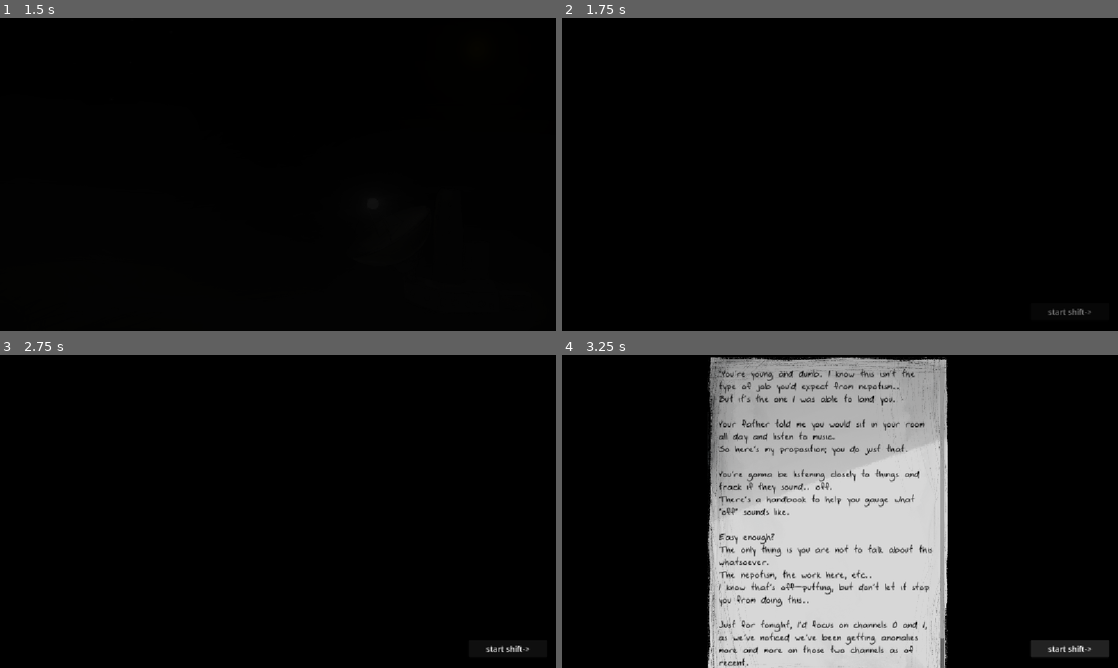
Above: before the commit, frames 1-4 (two rows, left to right).
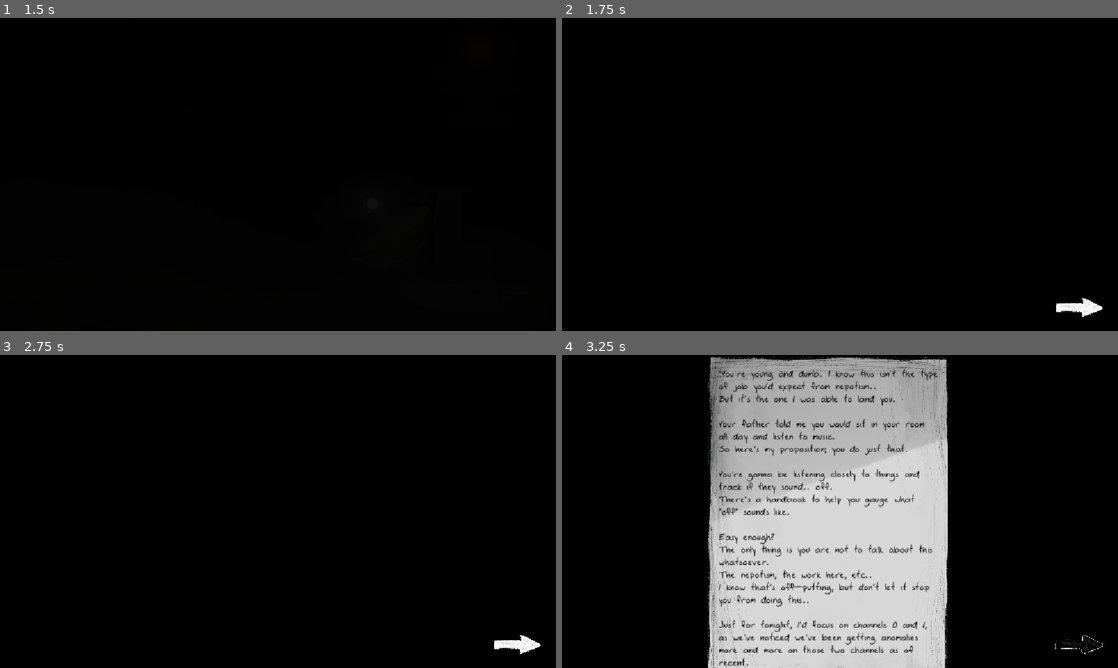
Above: after the commit, the same moments.

Repository: FormerlyWD/serious-game-jam
Game: Godot game, scene res://Scenes/MainMenuScene/main_menu_scene.tscn
Same seed, same stepped clock (60 frames per second), same inputs: the game is played once before the commit and once after it. The engine's default icon, where the game draws it, is replaced by a stand-in: a white triangle on a blue panel in a dark square.
Inputs (mouse positions are in pixels of both pictures, inside the frame that each line leads up to; where the layout moved, square brackets give the same spot in the first picture):
- Up to frame 1 (1.5 s): click "go to game ->" at 0.5 s; move the mouse to (400, 158) at 1.27 s; click (400, 158) at 1.35 s
- Up to frame 2 (1.75 s): no input
- Up to frame 3 (2.75 s): tap Enter at 2 s; drag from (166, 527) to (250, 574) at 2.02 s
- Up to frame 4 (3.25 s): click (1079, 646) [1067, 649] at 2.75 s

Frame 1 is identical in both runs. In frame 2, 0.3% of the frame differs, in the area x 87-98%, y 89-96%; in frame 3, 0.3%; in frame 4, 1.6%, in the area x 28-99%, y 4-100%.

Commit message:
added new button sprites

Diff:
--- a/Radio/RadioNode.tscn
+++ b/Radio/RadioNode.tscn
@@ -292,9 +292,9 @@
 
 [node name="RadioInfo" type="Label" parent="." unique_id=1793153064 node_paths=PackedStringArray("central_and_static_noise_channels", "knob_slider")]
 layout_mode = 0
-offset_left = 18.0
+offset_left = 34.0
 offset_top = 23.0
-offset_right = 105.403595
+offset_right = 121.403595
 offset_bottom = 63.0
 text = "0.00"
 label_settings = SubResource("LabelSettings_2b2hv")
--- a/Scenes/IntroPageScene/IntroPageScene.tscn
+++ b/Scenes/IntroPageScene/IntroPageScene.tscn
@@ -3,7 +3,9 @@
 [ext_resource type="PackedScene" uid="uid://cmbg4vxyvsjpy" path="res://Scenes/SceneFadeSilhouette/SceneFadeSilhouette.tscn" id="1_v4dyd"]
 [ext_resource type="Script" uid="uid://d7av3rmwich7" path="res://Scenes/IntroPageScene/intro_page_scene.gd" id="1_xu746"]
 [ext_resource type="Texture2D" uid="uid://ci1c7m44h4exl" path="res://Art/paper.png" id="3_ewvd3"]
+[ext_resource type="Texture2D" uid="uid://cqv2bmkeboqmk" path="res://Art/white arrow.png" id="3_smhiu"]
 [ext_resource type="FontFile" uid="uid://cs61rul1cwbb6" path="res://FontsAndTheme/circ_handwriting/circhand.ttf" id="4_20thw"]
+[ext_resource type="Texture2D" uid="uid://28jbk1me5ade" path="res://Art/Handbook/backbutton.png" id="4_su6hs"]
 
 [sub_resource type="FontVariation" id="FontVariation_20thw"]
 base_font = ExtResource("4_20thw")
@@ -26,7 +28,19 @@
 color = Color(0, 0, 0, 1)
 metadata/_edit_lock_ = true
 
-[node name="Button" type="Button" parent="." unique_id=1714621661]
+[node name="Button" type="TextureButton" parent="." unique_id=1054858229]
+offset_left = 1010.00006
+offset_top = 560.0
+offset_right = 1671.0001
+offset_bottom = 1056.0
+scale = Vector2(0.17960371, 0.16509312)
+texture_normal = ExtResource("3_smhiu")
+texture_pressed = ExtResource("3_smhiu")
+texture_hover = ExtResource("4_su6hs")
+
+[node name="buttonold" type="Button" parent="." unique_id=1714621661]
+visible = false
+z_index = -1
 offset_left = 971.0
 offset_top = 590.0
 offset_right = 1134.0
@@ -79,6 +93,8 @@
 
 I'm trying my best for you, kiddo.
 "
+scroll_active = false
 metadata/_edit_lock_ = true
 
 [connection signal="pressed" from="Button" to="." method="_on_button_pressed"]
+[connection signal="pressed" from="buttonold" to="." method="_on_button_pressed"]
--- a/Scenes/PostShiftScene/PostShiftScene.tscn
+++ b/Scenes/PostShiftScene/PostShiftScene.tscn
@@ -3,8 +3,11 @@
 [ext_resource type="Script" uid="uid://curlyinpq7g3l" path="res://Scenes/PostShiftScene/post_shift_scene.gd" id="1_e8f65"]
 [ext_resource type="AudioStream" uid="uid://nhjukobh861" path="res://Audio/BgMusic/The_Deep.wav" id="2_1qxvw"]
 [ext_resource type="PackedScene" uid="uid://c81m42ovpxs68" path="res://Audio/BgMusic/BgMusic.tscn" id="2_m8q0t"]
-[ext_resource type="Script" uid="uid://cwi0melgglivi" path="res://Scenes/PostShiftScene/post_shift_message_label.gd" id="3_oqm8l"]
+[ext_resource type="FontFile" uid="uid://cra8h2lbb2upv" path="res://FontsAndTheme/alarm_clock/alarm clock.ttf" id="3_mykou"]
+[ext_resource type="Script" path="res://Scenes/PostShiftScene/post_shift_message_label.gd" id="3_oqm8l"]
 [ext_resource type="PackedScene" uid="uid://cmbg4vxyvsjpy" path="res://Scenes/SceneFadeSilhouette/SceneFadeSilhouette.tscn" id="5_whkx1"]
+[ext_resource type="Texture2D" uid="uid://cqv2bmkeboqmk" path="res://Art/white arrow.png" id="7_1ee6u"]
+[ext_resource type="Texture2D" uid="uid://28jbk1me5ade" path="res://Art/Handbook/backbutton.png" id="8_ymr2j"]
 
 [node name="PostShiftScene" type="Node2D" unique_id=1419339163 node_paths=PackedStringArray("bg_music", "post_shift_message_label", "scene_fade_silhouette")]
 script = ExtResource("1_e8f65")
@@ -14,6 +17,7 @@
 scene_fade_silhouette = NodePath("SceneFadeSilhouette")
 
 [node name="ColorRect" type="ColorRect" parent="." unique_id=1924778926]
+visible = false
 offset_left = -610.0
 offset_top = -397.0
 offset_right = 663.0
@@ -24,16 +28,20 @@
 offset_top = -293.0
 offset_right = 457.41998
 offset_bottom = 107.0
-theme_override_colors/font_color = Color(0, 0, 0, 1)
+theme_override_colors/font_color = Color(0.012499988, 0.75, 0, 1)
+theme_override_fonts/font = ExtResource("3_mykou")
 theme_override_font_sizes/font_size = 32
-visible_characters = 0
+text = "aaaaaaaaaaaaaaaaaaaaaaaaaaaaaaaaaaaaaaaaaaaaaaaaaaaa"
+visible_characters = 12
 visible_ratio = 0.23076923
 script = ExtResource("3_oqm8l")
 post_shift_message_label = NodePath(".")
 
 [node name="Camera2D" type="Camera2D" parent="." unique_id=654635590]
 
-[node name="Next" type="Button" parent="." unique_id=1476002027]
+[node name="nextold" type="Button" parent="." unique_id=1476002027]
+visible = false
+z_index = -1
 offset_left = 362.0
 offset_top = 115.0
 offset_right = 446.085
@@ -54,6 +62,17 @@
 offset_right = 752.42
 offset_bottom = 373.0
 
+[node name="Next" type="TextureButton" parent="." unique_id=741175555]
+offset_left = 362.0
+offset_top = 104.0
+offset_right = 1023.0
+offset_bottom = 600.0
+scale = Vector2(0.109446086, 0.109446086)
+texture_normal = ExtResource("7_1ee6u")
+texture_pressed = ExtResource("7_1ee6u")
+texture_hover = ExtResource("8_ymr2j")
+
+[connection signal="pressed" from="nextold" to="." method="_on_button_pressed"]
 [connection signal="pressed" from="Next" to="." method="_on_button_pressed"]
 
 [editable path="SceneFadeSilhouette"]
--- a/Scenes/deskScene/DeskScene.tscn
+++ b/Scenes/deskScene/DeskScene.tscn
@@ -13,6 +13,8 @@
 [ext_resource type="Texture2D" uid="uid://doym6napmg2ah" path="res://Art/Desk/handbook shadow.png" id="8_csl3a"]
 [ext_resource type="PackedScene" uid="uid://c81m42ovpxs68" path="res://Audio/BgMusic/BgMusic.tscn" id="11_l5tyu"]
 [ext_resource type="AudioStream" uid="uid://c0hhhmvvk7vsp" path="res://Audio/handbookpickup1.mp3" id="12_drerw"]
+[ext_resource type="Texture2D" uid="uid://28jbk1me5ade" path="res://Art/Handbook/backbutton.png" id="12_rq3cl"]
+[ext_resource type="Texture2D" uid="uid://cqv2bmkeboqmk" path="res://Art/white arrow.png" id="13_ado2n"]
 [ext_resource type="PackedScene" uid="uid://cmbg4vxyvsjpy" path="res://Scenes/SceneFadeSilhouette/SceneFadeSilhouette.tscn" id="13_fk51s"]
 [ext_resource type="AudioStream" uid="uid://c3li7ax4wvdad" path="res://Audio/handbookpickup2.mp3" id="13_rq3cl"]
 [ext_resource type="PackedScene" uid="uid://b3fnvqjbt8ua8" path="res://Timer/VisualTimer.tscn" id="14_2g3f4"]
@@ -119,14 +121,14 @@
 tracks/4/type = "value"
 tracks/4/imported = false
 tracks/4/enabled = true
-tracks/4/path = NodePath("BackButton:modulate")
+tracks/4/path = NodePath("BackButton:modulate:a")
 tracks/4/interp = 1
 tracks/4/loop_wrap = true
 tracks/4/keys = {
 "times": PackedFloat32Array(0),
 "transitions": PackedFloat32Array(1),
-"update": 0,
-"values": [Color(1, 1, 1, 0)]
+"update": 1,
+"values": [0.0]
 }
 
 [sub_resource type="Animation" id="Animation_o3bos"]
@@ -183,14 +185,14 @@
 tracks/4/type = "value"
 tracks/4/imported = false
 tracks/4/enabled = true
-tracks/4/path = NodePath("BackButton:modulate")
+tracks/4/path = NodePath("BackButton:modulate:a")
 tracks/4/interp = 1
 tracks/4/loop_wrap = true
 tracks/4/keys = {
-"times": PackedFloat32Array(0, 0.8),
+"times": PackedFloat32Array(0.23333333, 0.73333335),
 "transitions": PackedFloat32Array(1, 1),
 "update": 0,
-"values": [Color(1, 1, 1, 0), Color(1, 1, 1, 1)]
+"values": [0.0, 1.0]
 }
 
 [sub_resource type="AnimationLibrary" id="AnimationLibrary_7p32j"]
@@ -288,7 +290,7 @@
 duration = 0.71
 transition_type = 4
 handbook = NodePath("../Handbook")
-back_button = NodePath("BackButton")
+back_button = NodePath("backbuttonold")
 
 [node name="handbook shadow" type="Sprite2D" parent="handbookButton" unique_id=584275968]
 z_index = -1
@@ -316,8 +318,21 @@
 [node name="AnimationPlayer" type="AnimationPlayer" parent="handbookButton" unique_id=262624159]
 libraries/ = SubResource("AnimationLibrary_7p32j")
 
-[node name="BackButton" type="Button" parent="handbookButton" unique_id=1306253837]
+[node name="BackButton" type="TextureButton" parent="handbookButton" unique_id=236333530]
 modulate = Color(1, 1, 1, 0)
+offset_left = 294.14502
+offset_top = 223.0
+offset_right = 955.145
+offset_bottom = 719.0
+scale = Vector2(0.16841058, 0.19677548)
+texture_normal = ExtResource("12_rq3cl")
+texture_pressed = ExtResource("12_rq3cl")
+texture_hover = ExtResource("13_ado2n")
+
+[node name="backbuttonold" type="Button" parent="handbookButton" unique_id=1306253837]
+visible = false
+modulate = Color(1, 1, 1, 0)
+self_modulate = Color(1, 1, 1, 0)
 offset_left = 312.305
 offset_top = 251.0
 offset_right = 398.305
@@ -325,6 +340,11 @@
 disabled = true
 text = "go back ->"
 metadata/_edit_use_anchors_ = true
+
+[node name="Sprite2D" type="Sprite2D" parent="handbookButton/backbuttonold" unique_id=1158585384]
+position = Vector2(40.840027, 35)
+scale = Vector2(0.13165371, 0.17633644)
+texture = ExtResource("12_rq3cl")
 
 [node name="pickupsfx" type="AudioStreamPlayer" parent="handbookButton" unique_id=737268480]
 stream = SubResource("AudioStreamRandomizer_4ojwe")
@@ -395,6 +415,7 @@
 
 [connection signal="pressed" from="handbookButton/handbook" to="handbookButton" method="_on_handbook_pressed"]
 [connection signal="pressed" from="handbookButton/BackButton" to="handbookButton" method="_on_button_pressed"]
+[connection signal="pressed" from="handbookButton/backbuttonold" to="handbookButton" method="_on_button_pressed"]
 [connection signal="finished" from="BgMusic" to="BgMusic" method="_on_finished"]
 
 [editable path="Handbook"]
Binary file added: Art/Handbook/backbutton.png
Not shown, added: Art/Handbook/backbutton.png.import
Binary file added: Art/white arrow.png
Not shown, added: Art/white arrow.png.import
